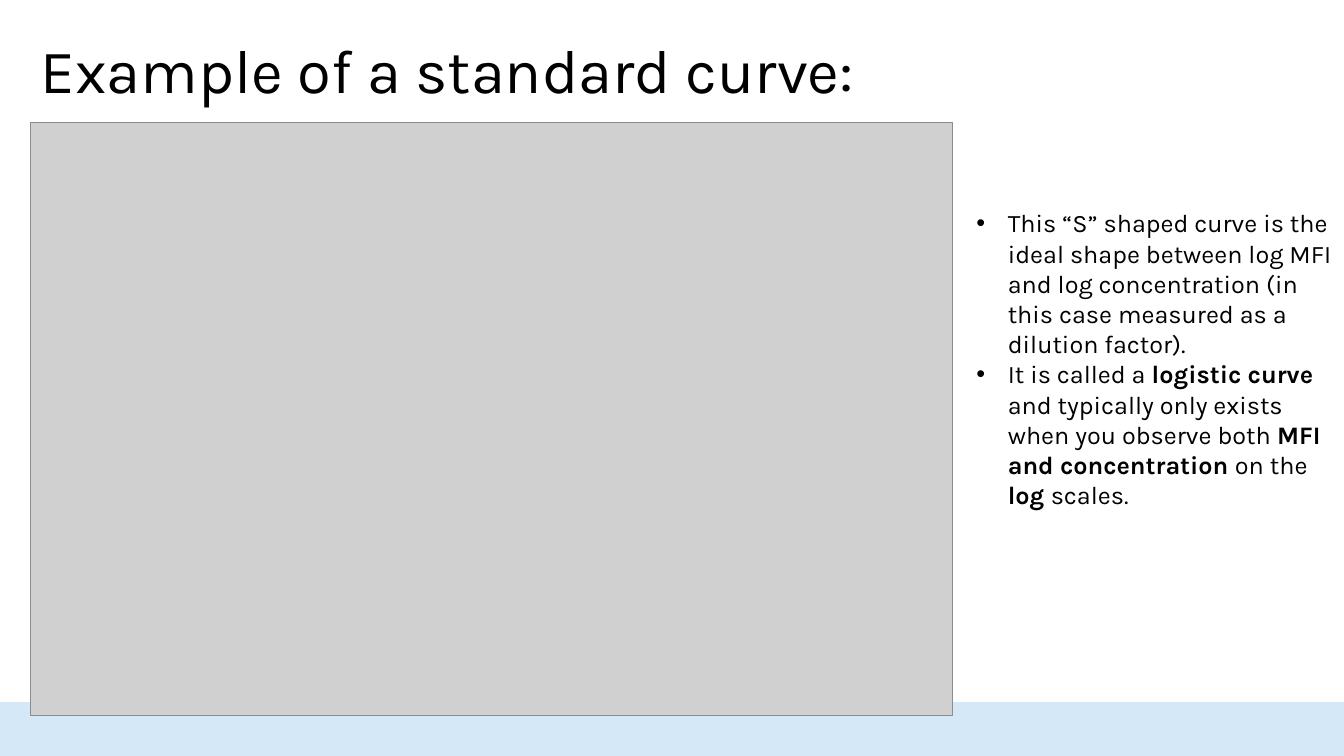
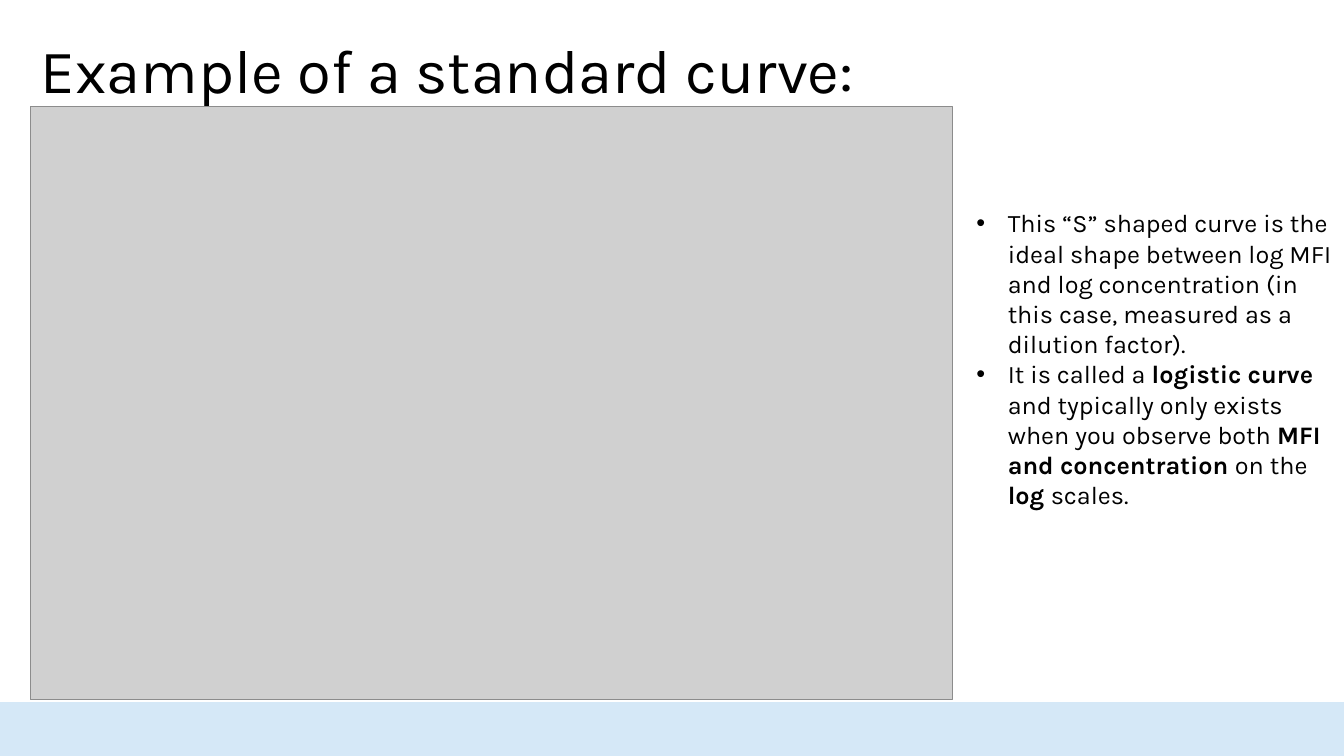
Before and after one commit to HopkinsIDD/seroanalytics_workshop, a slide deck: slide 21 of Part 3/Lecture 3.pptx. Drawn at 1344x756 pixels with LibreOffice and Linux fonts; fonts in the diff are those of the drawing; grey boxes stand for pictures; background and template pictures are left out. Boxes give left, top, right and bottom in pixels: in the first picture for what was removed or moved away, otherwise in the second. Text is boxed around its words. In the diff, an @@ line names an element or a change of style, - is before the commit and + after.

```diff
--- a/Part 3/Lecture 3.pptx
+++ b/Part 3/Lecture 3.pptx
@@ picture: place and size @@
-picture at (30,122,953,716)
+picture at (30,107,953,701)
@@ text at (1008,214,1331,356): text changed @@
-• This “S” shaped curve is the ideal shape between log MFI and log concentration (in this case measured as a dilution factor).
+• This “S” shaped curve is the ideal shape between log MFI and log concentration (in this case, measured as a dilution factor).
```
Also in this commit, not shown: 21 other slides changed, 2 other files.
